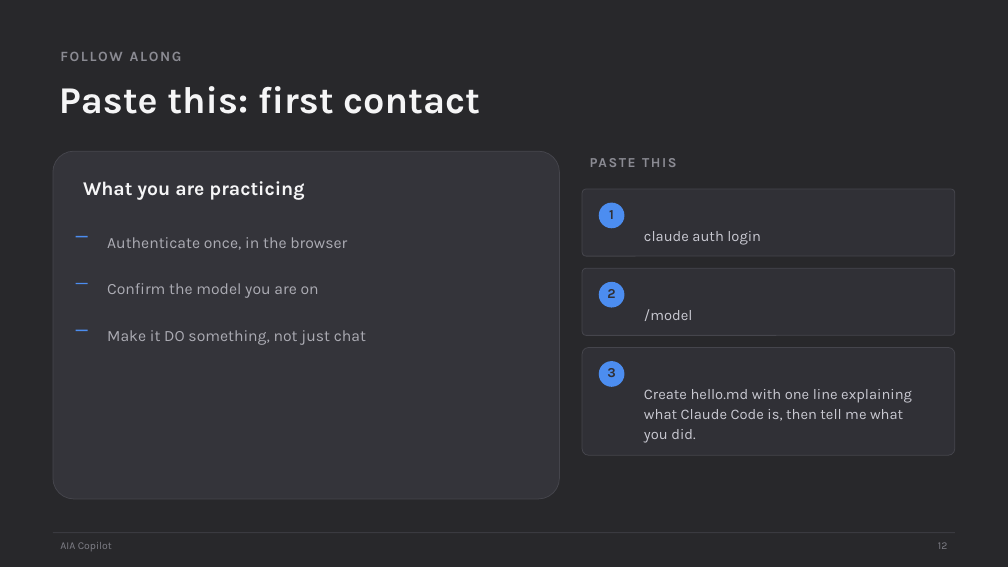
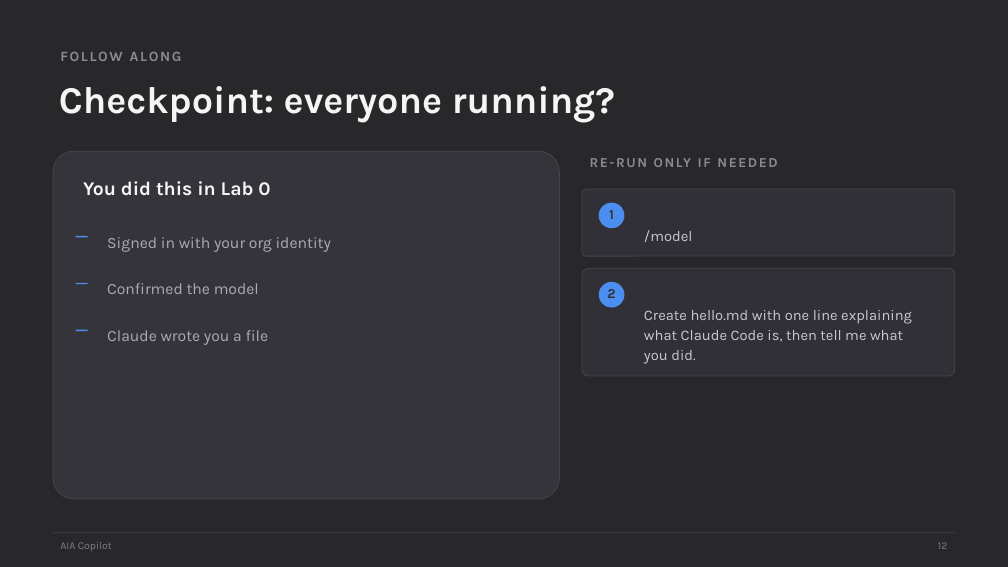
Before and after one commit to scottrhay/AIA-ClaudeCopilot, a slide deck: slide 12 of claude-code-3day/slides/Day1_Claude_Code_Fundamentals.pptx. Drawn at 1008x567 pixels with LibreOffice and Linux fonts; fonts in the diff are those of the drawing. Boxes give left, top, right and bottom in pixels: in the first picture for what was removed or moved away, otherwise in the second. Text is boxed around its words. In the diff, an @@ line names an element or a change of style, - is before the commit and + after.

Commit message:
Re-sequence for live Lab 0: slide 12 becomes a checkpoint, slides 7/8 flagged recap, slide 10 menu location made precise

```diff
--- a/claude-code-3day/slides/Day1_Claude_Code_Fundamentals.pptx
+++ b/claude-code-3day/slides/Day1_Claude_Code_Fundamentals.pptx
@@ text at [59,86,615,122]: text changed @@
-Paste this: first contact
+Checkpoint: everyone running?
@@ text at [582,150,955,180]: text changed @@
-PASTE THIS
+RE-RUN ONLY IF NEEDED
@@ text at [83,181,270,196]: text changed @@
-What you are practicing
+You did this in Lab 0
@@ text at [107,237,331,252]: text changed @@
-Authenticate once, in the browser
+Signed in with your org identity
@@ text "/model": place and size @@
-text "/model" at [644,309,693,321]
+text "/model" at [644,230,693,242]
@@ text removed at [644,231,761,245] @@
-claude auth login
@@ rounded rectangle: place and size @@
-rounded rectangle at [582,268,955,336]
+rounded rectangle at [582,268,955,377]
@@ text at [107,283,259,294]: text changed @@
-Confirm the model you are on
+Confirmed the model
@@ text "Create hello.md with one line ...": place and size @@
-text "Create hello.md with one line ..." at [644,389,912,443]
+text "Create hello.md with one line ..." at [644,310,912,364]
@@ text at [107,330,269,345]: text changed @@
-Make it DO something, not just chat
+Claude wrote you a file
@@ rounded rectangle removed at [582,348,955,456] @@
@@ ellipse removed at [599,361,625,387] @@
@@ text removed at [607,368,615,377] @@
-3
```
